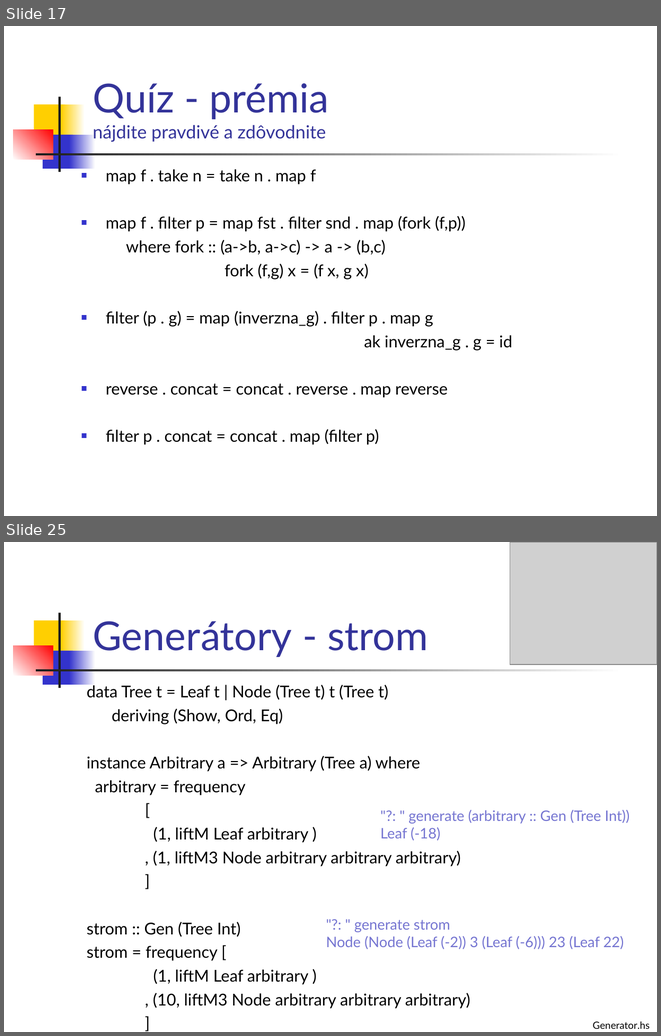
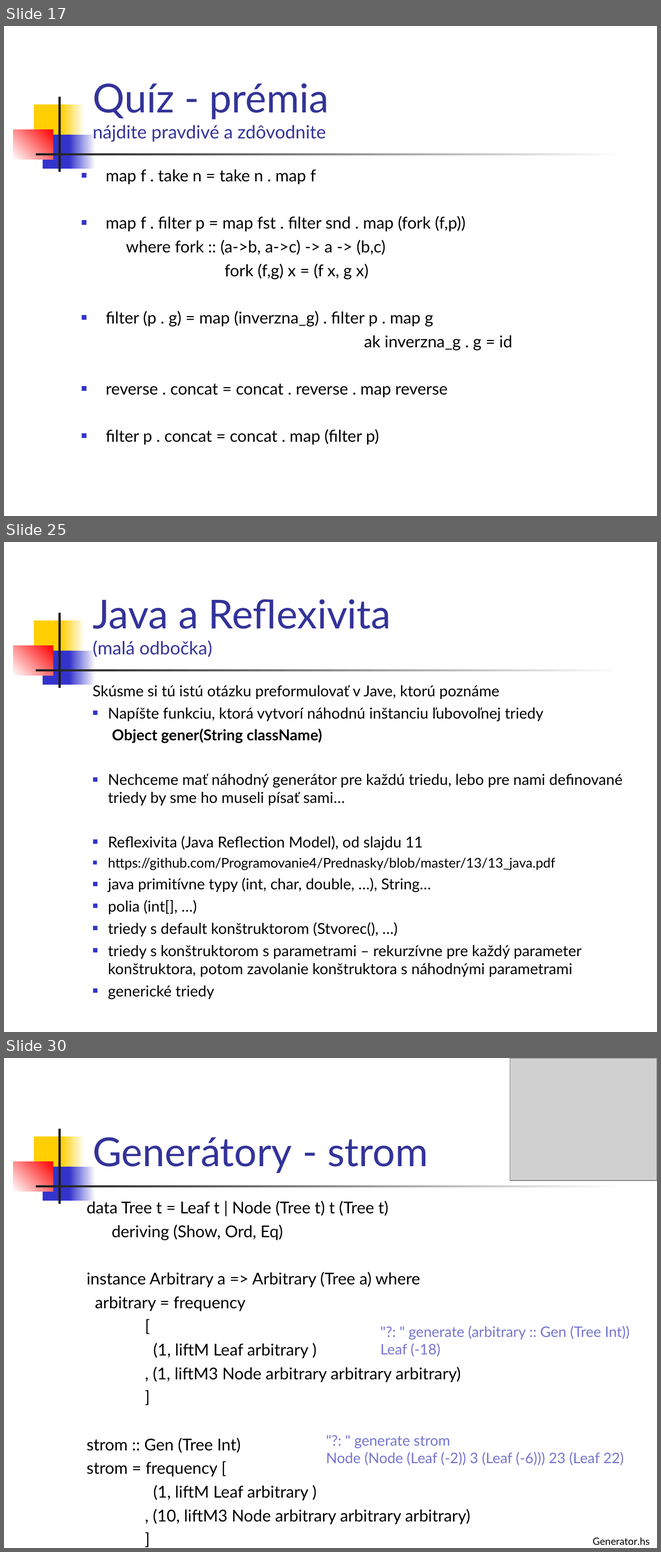
Before and after one commit to Funkcionalne/Prednasky, a slide deck: 02/02_fpro.ppt. Shown one above the other, each under a label of ours: slides 17 and 25 before the commit, slides 17, 25 and 30 after it; the slides between them are not shown. The pictures are 661x1036 and 661x1552 pixels, drawn with LibreOffice and Linux fonts; fonts in the diff are those of the drawing; grey boxes stand for pictures. Boxes give left, top, right and bottom in pixels: in the first picture for what was removed or moved away, otherwise in the second. Text is boxed around its words. In the diff, an @@ line names an element or a change of style, - is before the commit and + after.

```diff
--- a/02/02_fpro.ppt
+++ b/02/02_fpro.ppt
@@ slide 25 added at <box>4,542,657,1032</box>, background #FFFFFF; not listed: 7 template elements that a slide beside it also shows @@
@@ title added at <box>93,599,391,657</box>, 44 pt, text #333399 @@
+Java a Reflexivita
+(malá odbočka)
@@ text added at <box>93,685,623,999</box>, 16.6 pt, text #000000 @@
+Skúsme si tú istú otázku preformulovať v Jave, ktorú poznáme
+■ Napíšte funkciu, ktorá vytvorí náhodnú inštanciu ľubovoľnej triedy
+Object gener(String className)
+■ Nechceme mať náhodný generátor pre každú triedu, lebo pre nami definované triedy by sme ho museli písať sami…
+■ Reflexivita (Java Reflection Model), od slajdu 11
+■ https://github.com/Programovanie4/Prednasky/blob/master/13/13_java.pdf
+■ java primitívne typy (int, char, double, …), String…
+■ polia (int[], …)
+■ triedy s default konštruktorom (Stvorec(), …)
+■ triedy s konštruktorom s parametrami – rekurzívne pre každý parameter konštruktora, potom zavolanie konštruktora s náhodnými parametrami
+■ generické triedy
@@ what was slide 25 is now slide 30 @@
```
Also in this commit, not shown: 8 slides changed, 4 other slides added, 8 other files.
